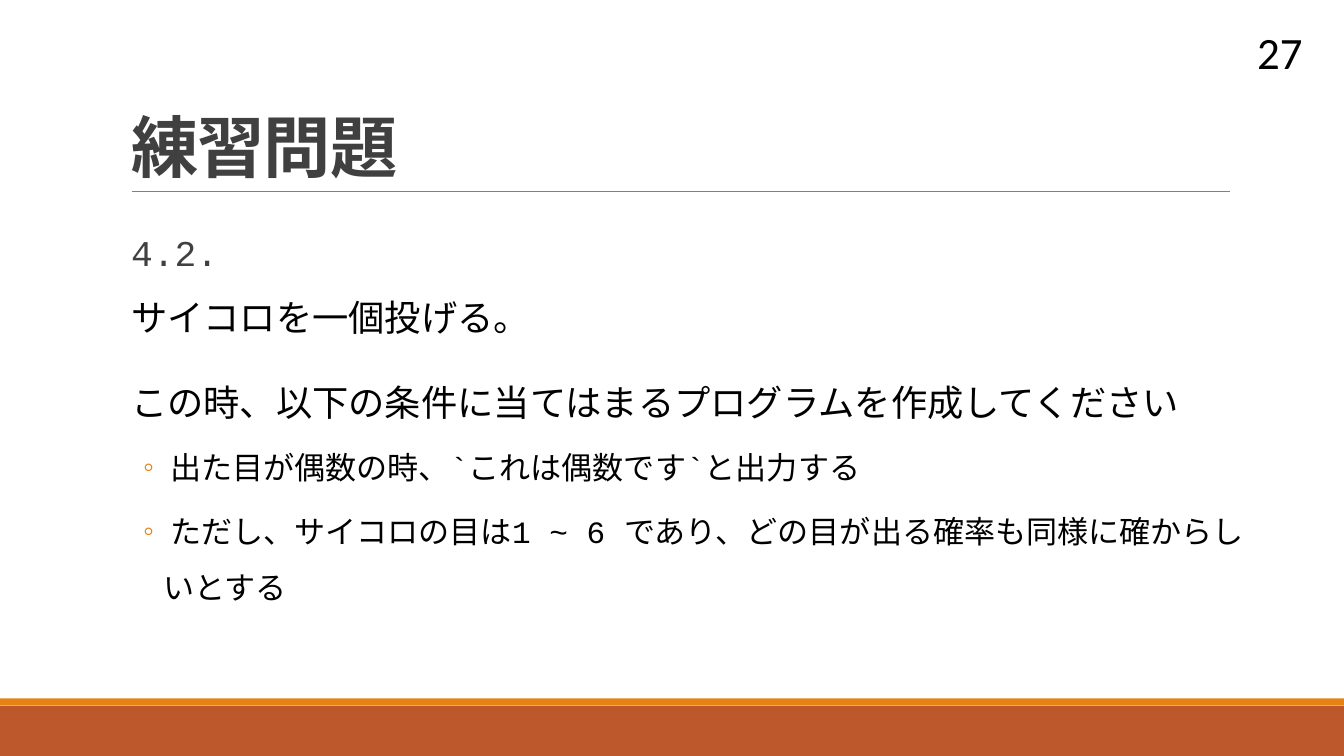
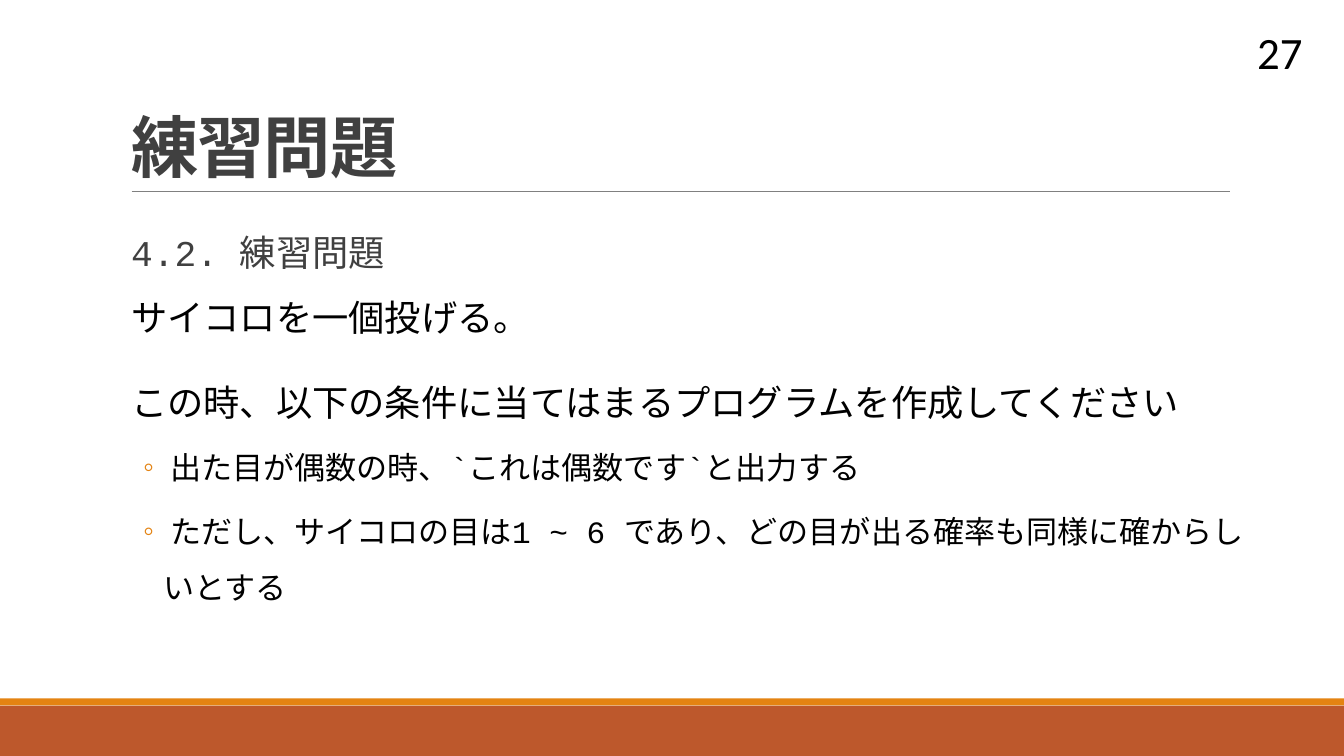
Before and after one commit to navy1634/Teach, a slide deck: slide 27 of 20230711/unit03.pptx. Drawn at 1344x756 pixels with LibreOffice and Linux fonts; fonts in the diff are those of the drawing. Boxes give left, top, right and bottom in pixels: in the first picture for what was removed or moved away, otherwise in the second. Text is boxed around its words. In the diff, an @@ line names an element or a change of style, - is before the commit and + after.

```diff
--- a/20230711/unit03.pptx
+++ b/20230711/unit03.pptx
@@ text at (x1=131, y1=235, x2=530, y2=334): text changed @@
-  4.2.
-  サイコロを一個投げる。
+  4.2. 練習問題
+  サイコロを一個投げる。
```
Also in this commit, not shown: 8 other slides changed, 1 slide removed, 1 other file.
